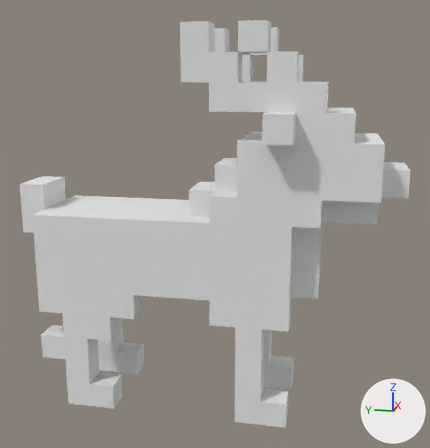
Renders of the OBJ model models/o deer.obj from each side of a commit.
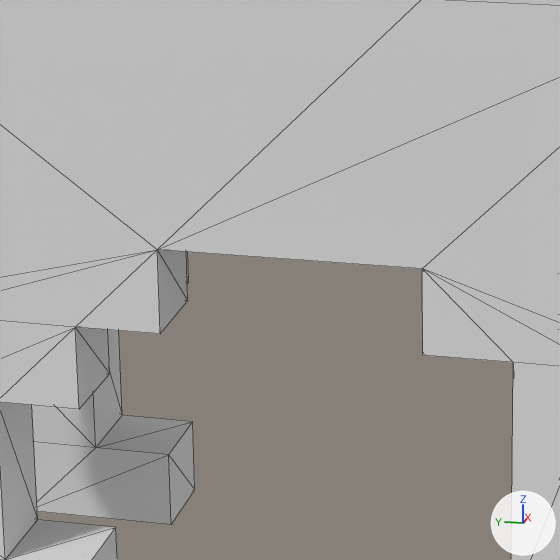
Old and new are each drawn whole from a 50 mm lens placed at (-24.7, -7.36, 13.16), pointed at (-1.95, -2.8, 7.47) and again close up on the part from 21% to 58% of the width and 50% to 86% of the height. The axes (+X, +Y, +Z) are drawn at lower right. The lights are the same throughout. The close-ups show mesh edges as thin lines. Where no turn or scale is listed for an object, it has been applied to the vertices. Vertices at the same position are counted once.

The scene before the commit, as lines of its bpy script (objects in view):
```python
me_o_deer = bpy.data.meshes.new('o deer')
me_o_deer.from_pydata(...)  # 268 vertices, 540 faces; spans x -5.0..1.0, y -10.0..5.0, z 0.0..15.0
me_o_deer.materials.append(mat_palette)  # white #e7e7e7
# before: 24 (-4.0, 0.0, 4.0) at pixel (160, 333), 29 (-4.0, 0.0, 5.0) at pixel (157, 249), 105 (-1.0, 0.0, 4.0), 112 (-1.0, 0.0, 5.0), 152 (-3.0, 0.0, 4.0) at pixel (187, 300)
# before: 158 (-3.0, 0.0, 5.0), 219 (0.0, 0.0, 4.0), 224 (0.0, 0.0, 5.0)
ob_o_deer = bpy.data.objects.new('o deer', me_o_deer)
ob_o_deer.location = (0.0, 0.0, 0.0)
```
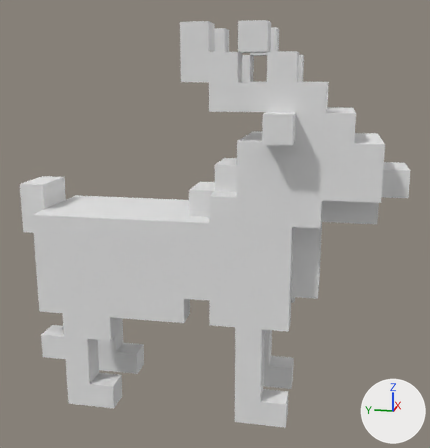
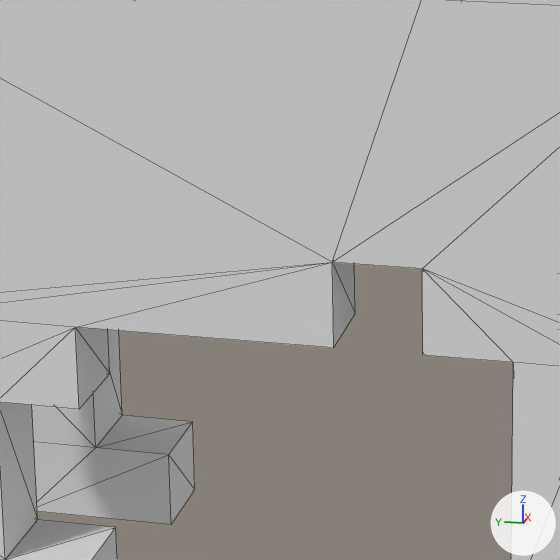
The newer file is also turned or shifted as a whole; pictures and numbers use the older file's frame.

Diff of the bpy script that builds the scene:
```diff
--- a/models/o deer.obj.py
+++ b/models/o deer.obj.py
@@ me_o_deer @@
 me_o_deer.from_pydata(...)  # 268 vertices, 540 faces; spans x -5.0..1.0, y -10.0..5.0, z 0.0..15.0
 # used by ob_o_deer; location = (0.0, 0.0, 0.0)
+# me_o_deer part 1
+for i in [24, 29, 105, 112, 152, 158, 219, 224]: me_o_deer.vertices[i].co += Vector((0.0, -2.0, 0.0))
 me_o_deer.materials.append(mat_palette)
```

Pixel boxes [x1, y1, x2, y2] of what changed, in the close-ups (560 x 560 px; the box of a moved part takes in the faces that stretch with it):
part 1 of me_o_deer, moved or reshaped: before [0, 0, 560, 334]; after [0, 0, 560, 348]
